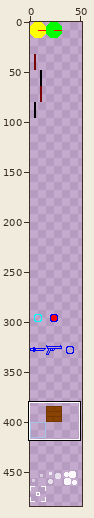
Two versions of one sprite sheet, src/assets/imgs/bank.png. The first picture is a wide view before the edit; the outline marks the close-up.
Close-up. Old version:
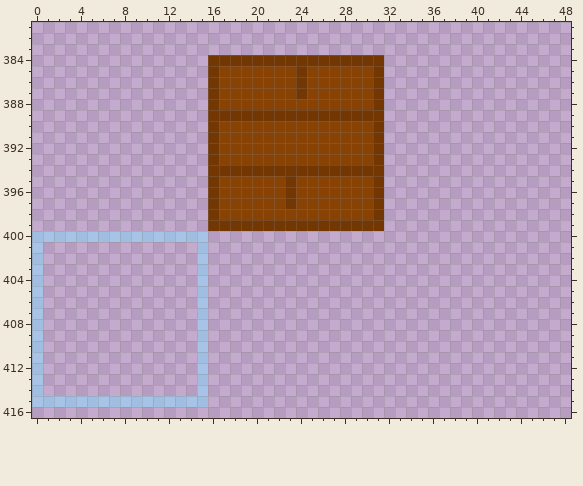
The file is 512x512 pixels. Shown: x 0..48, y 381..416. The wide view leaves out empty margins.
New version:
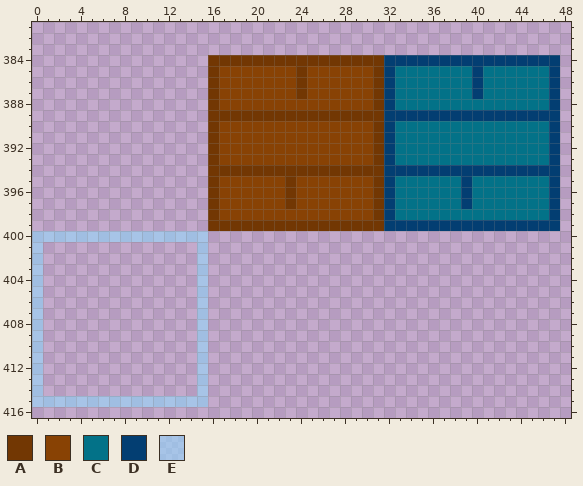
Palette (. is transparent): A #723703  B #884204  C #037288  D #033e72  E #8ddbff88
The edit:
The author put colour C in rows 385 to 387 at x 33 to 39 and 41 to 46; in row 388 at x 33 to 46; in rows 390 to 393 at x 33 to 46; in rows 395 to 397 at x 33 to 38 and 40 to 46; in row 398 at x 33 to 46.
The author put colour D in row 384 at x 32 to 47; in rows 385 to 387 at x 32, 40 and 47; in row 388 at x 32 and 47; in row 389 at x 32 to 47; in rows 390 to 393 at x 32 and 47; in row 394 at x 32 to 47.
The author put colour D in rows 395 to 397 at x 32, 39 and 47; in row 398 at x 32 and 47; in row 399 at x 32 to 47.
Boxes around the changes in both close-ups, in picture pixels (x1, y1, x2, y2):
added: (384, 55, 560, 231)
